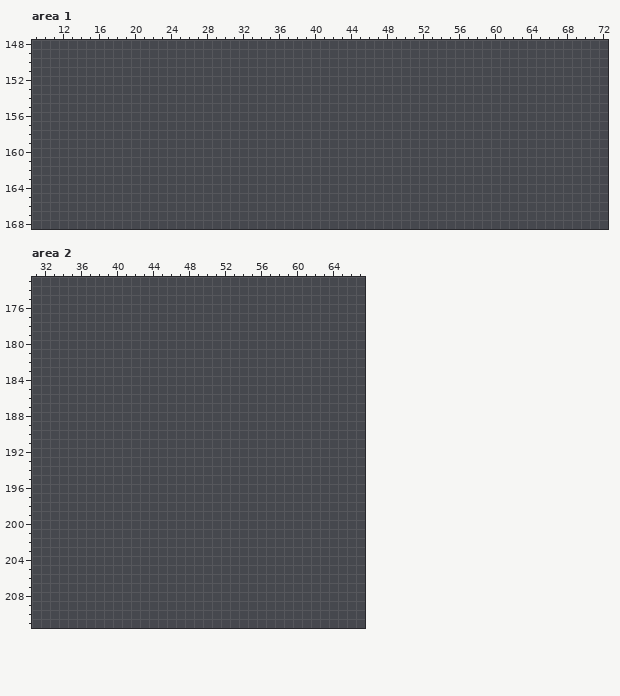
Two states of a pixel-art file, Assets/4. Sprites/Creeps/Icons.aseprite. Above, as it was before the edit.
256x352 pixels, 1 frame. Shown: area 1: x 9..72, y 148..168; area 2: x 31..67, y 173..211. The commit also changed other parts of the picture, which this record leaves out.
And afterwards:
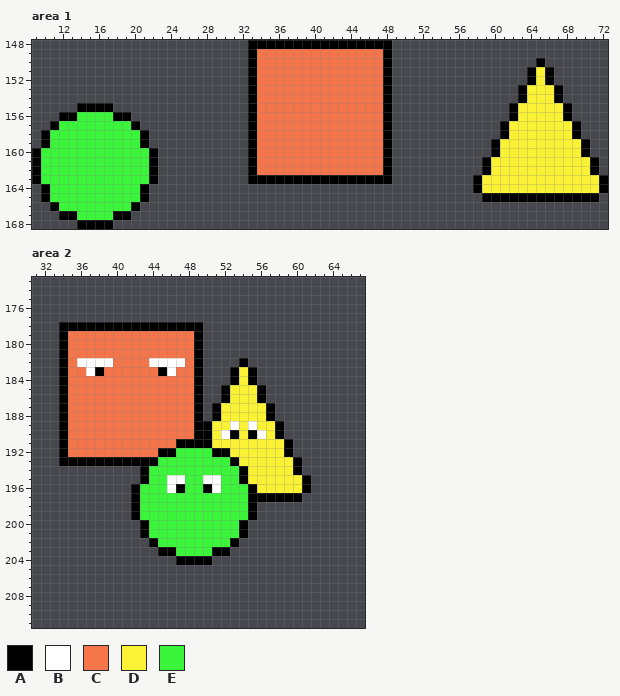
Palette (. is transparent): A #000000  B #ffffff  C #f37549  D #fbf236  E #3af53a
The exact change:
Changed rows in their new state; - is an unchanged pixel.
Area 1:
first column x 9:
148 ------------------------AAAAAAAAAAAAAAAA------------------------
149 ------------------------ACCCCCCCCCCCCCCA------------------------
150 ------------------------ACCCCCCCCCCCCCCA----------------A-------
151 ------------------------ACCCCCCCCCCCCCCA---------------ADA------
152 ------------------------ACCCCCCCCCCCCCCA---------------ADA------
153 ------------------------ACCCCCCCCCCCCCCA--------------ADDDA-----
154 ------------------------ACCCCCCCCCCCCCCA--------------ADDDA-----
155 -----AAAA---------------ACCCCCCCCCCCCCCA-------------ADDDDDA----
156 ---AAEEEEAA-------------ACCCCCCCCCCCCCCA-------------ADDDDDA----
157 --AEEEEEEEEA------------ACCCCCCCCCCCCCCA------------ADDDDDDDA---
158 -AEEEEEEEEEEA-----------ACCCCCCCCCCCCCCA------------ADDDDDDDA---
159 -AEEEEEEEEEEA-----------ACCCCCCCCCCCCCCA-----------ADDDDDDDDDA--
160 AEEEEEEEEEEEEA----------ACCCCCCCCCCCCCCA-----------ADDDDDDDDDA--
161 AEEEEEEEEEEEEA----------ACCCCCCCCCCCCCCA----------ADDDDDDDDDDDA-
162 AEEEEEEEEEEEEA----------ACCCCCCCCCCCCCCA----------ADDDDDDDDDDDA-
163 AEEEEEEEEEEEEA----------AAAAAAAAAAAAAAAA---------ADDDDDDDDDDDDDA
164 -AEEEEEEEEEEA------------------------------------ADDDDDDDDDDDDDA
165 -AEEEEEEEEEEA-------------------------------------AAAAAAAAAAAAA-
166 --AEEEEEEEEA----------------------------------------------------
167 ---AAEEEEAA-----------------------------------------------------
168 -----AAAA-------------------------------------------------------
Area 2:
first column x 34:
178 AAAAAAAAAAAAAAAA------------
179 ACCCCCCCCCCCCCCA------------
180 ACCCCCCCCCCCCCCA------------
181 ACCCCCCCCCCCCCCA------------
182 ACBBBBCCCCBBBBCA----A-------
183 ACCBACCCCCCABCCA---ADA------
184 ACCCCCCCCCCCCCCA---ADA------
185 ACCCCCCCCCCCCCCA--ADDDA-----
186 ACCCCCCCCCCCCCCA--ADDDA-----
187 ACCCCCCCCCCCCCCA-ADDDDDA----
188 ACCCCCCCCCCCCCCA-ADDDDDA----
189 ACCCCCCCCCCCCCCAADDBDBDDA---
190 ACCCCCCCCCCCCCCAADBADABDA---
191 ACCCCCCCCCCCCAAAADDDDDDDDA--
192 ACCCCCCCCCCAAEEEEAADDDDDDA--
193 AAAAAAAAAAAEEEEEEEEADDDDDDA-
194 ---------AEEEEEEEEEEADDDDDA-
195 ---------AEEBBEEBBEEADDDDDDA
196 --------AEEEBAEEABEEEADDDDDA
197 --------AEEEEEEEEEEEEAAAAAA-
198 --------AEEEEEEEEEEEEA------
199 --------AEEEEEEEEEEEEA------
200 ---------AEEEEEEEEEEA-------
201 ---------AEEEEEEEEEEA-------
202 ----------AEEEEEEEEA--------
203 -----------AAEEEEAA---------
204 -------------AAAA-----------
Pixel boxes of the changes (left, top, right, bottom) in both pictures:
added: (248, 40, 392, 184)
added: (473, 58, 608, 202)
added: (32, 103, 158, 229)
added: (59, 322, 311, 565)
